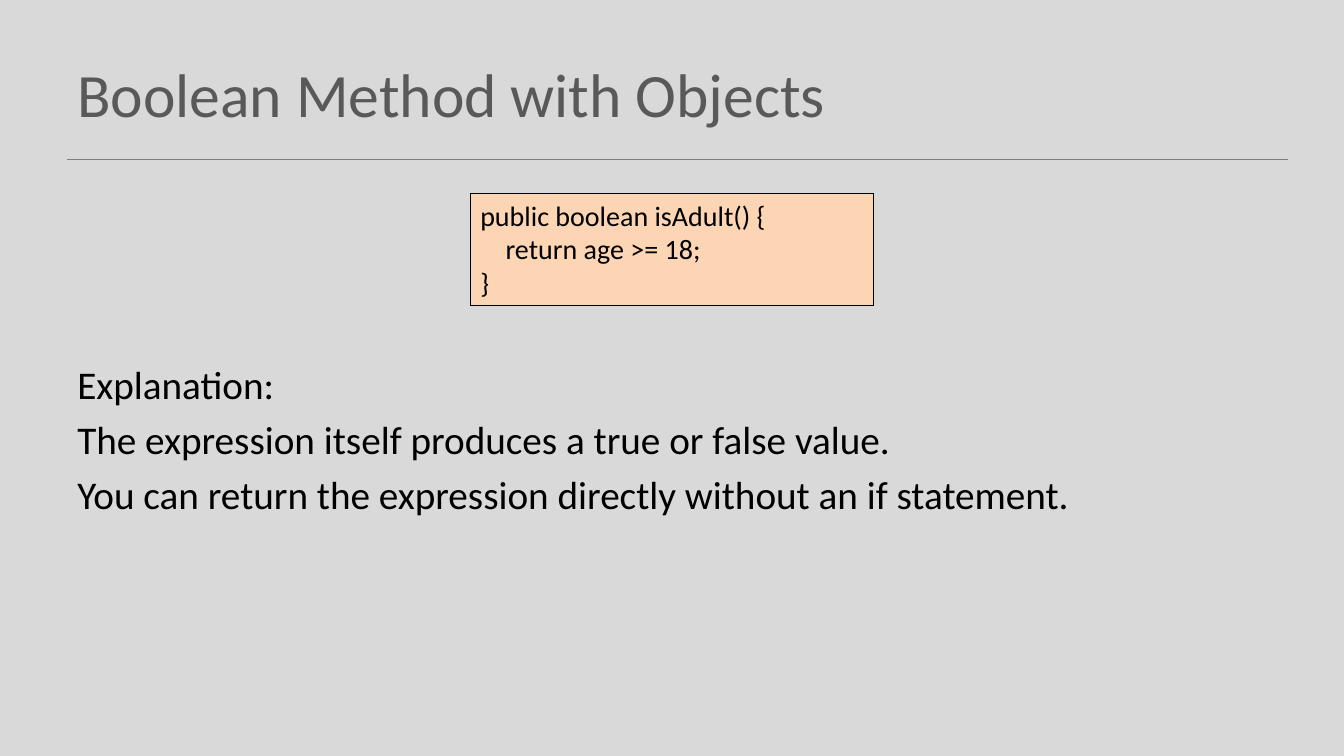
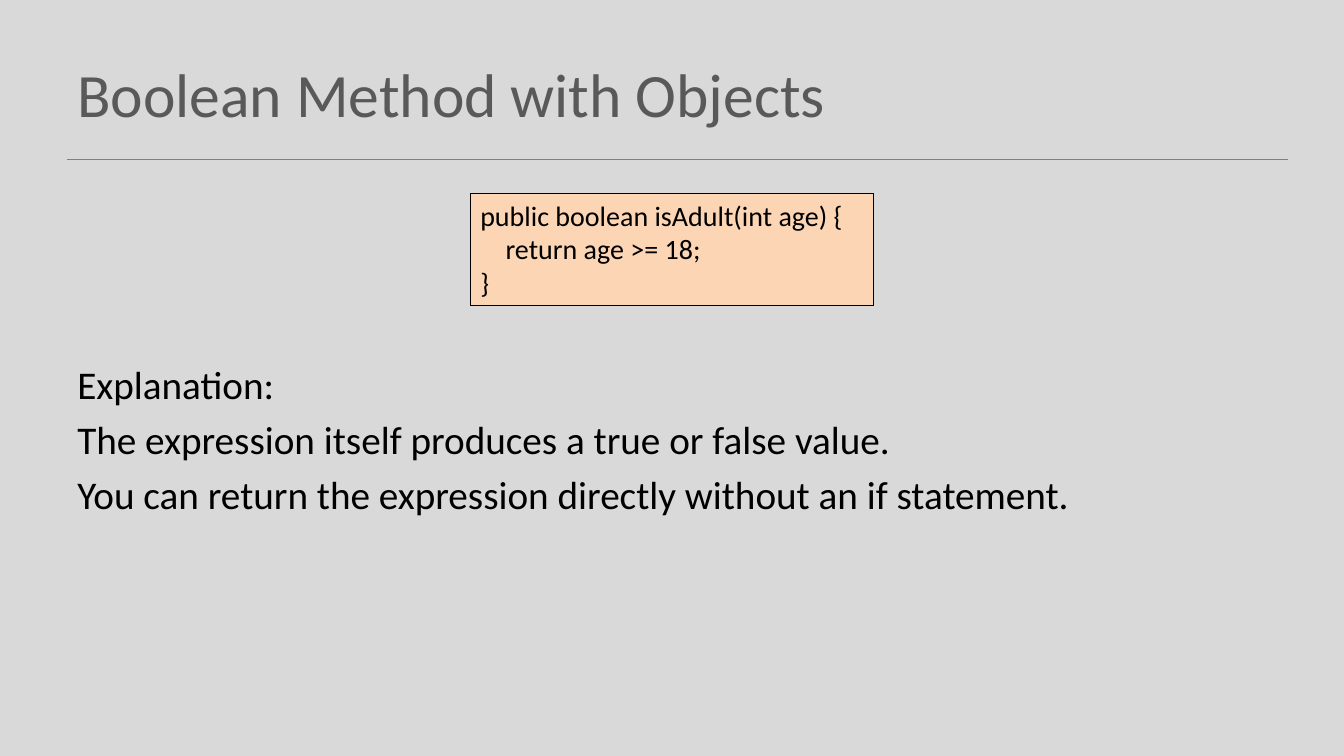
Before and after one commit to Programming-Fundamentals-SETU/prog-fund-1-sept-25, a slide deck: slide 19 of topic07-methods/unit-1/talk-5-more-on-methods/e-more-on-methods.pptx. Drawn at 1344x756 pixels with LibreOffice and Linux fonts; fonts in the diff are those of the drawing. Boxes give left, top, right and bottom in pixels: in the first picture for what was removed or moved away, otherwise in the second. Text is boxed around its words. In the diff, an @@ line names an element or a change of style, - is before the commit and + after.

```diff
--- a/topic07-methods/unit-1/talk-5-more-on-methods/e-more-on-methods.pptx
+++ b/topic07-methods/unit-1/talk-5-more-on-methods/e-more-on-methods.pptx
@@ text in rectangle at [480,205,828,231]: text changed @@
-public boolean isAdult() {
+public boolean isAdult(int age) {
```
Also in this commit, not shown: 2 other files.
